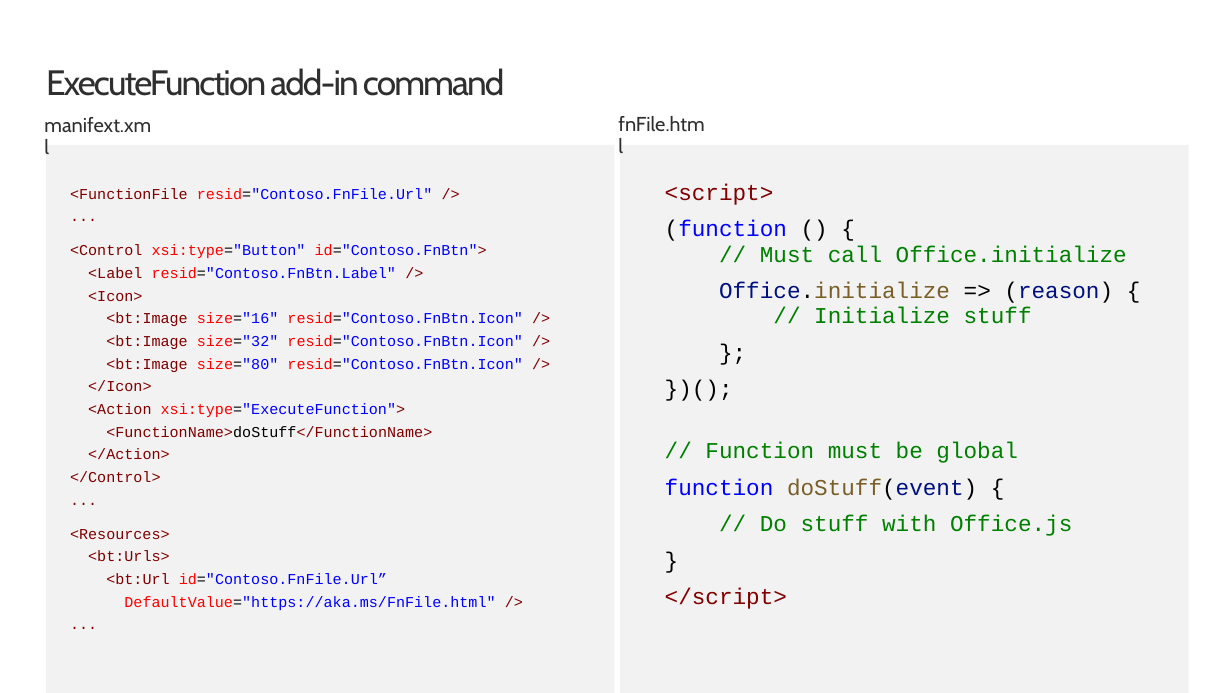
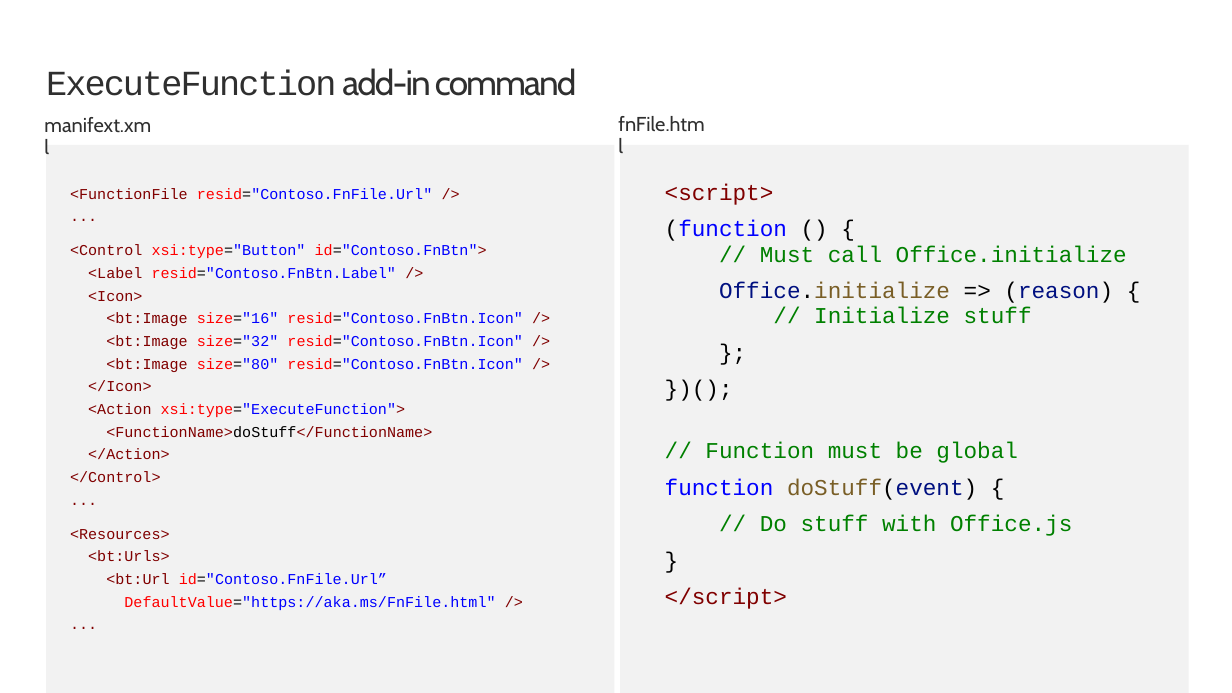
Before and after one commit to OfficeDev/TrainingContent, a slide deck: slide 8 of OfficeAddin/02 Building Add-ins for Microsoft Excel/02 Worksheets and Add-in Commands in Excel Add-ins.pptx. Drawn at 1232x693 pixels with LibreOffice and Linux fonts; fonts in the diff are those of the drawing; background and template pictures are left out. Boxes give left, top, right and bottom in pixels: in the first picture for what was removed or moved away, otherwise in the second. Text is boxed around its words. In the diff, an @@ line names an element or a change of style, - is before the commit and + after.

```diff
--- a/OfficeAddin/02 Building Add-ins for Microsoft Excel/02 Worksheets and Add-in Commands in Excel Add-ins.pptx
+++ b/OfficeAddin/02 Building Add-ins for Microsoft Excel/02 Worksheets and Add-in Commands in Excel Add-ins.pptx
@@ title "ExecuteFunction add-in command" at box(46, 68, 577, 96): font Cabin to Courier New in "ExecuteFunction" @@
```
Also in this commit, not shown: 4 other slides changed, 41 other files.
